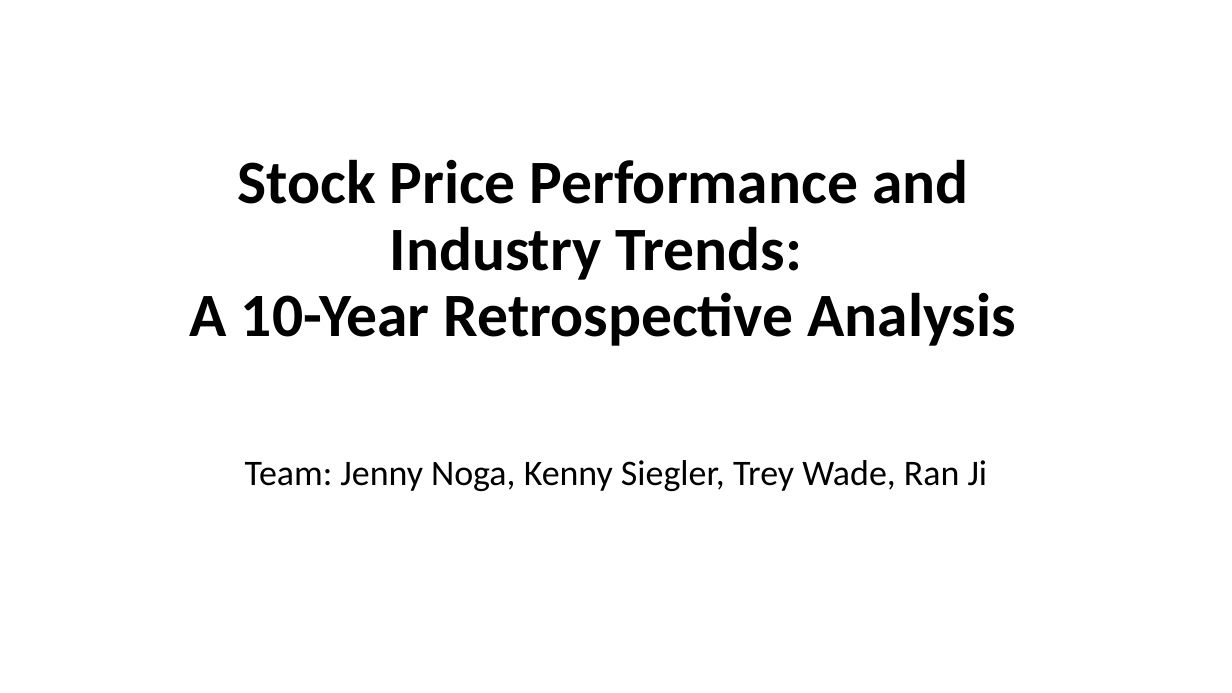
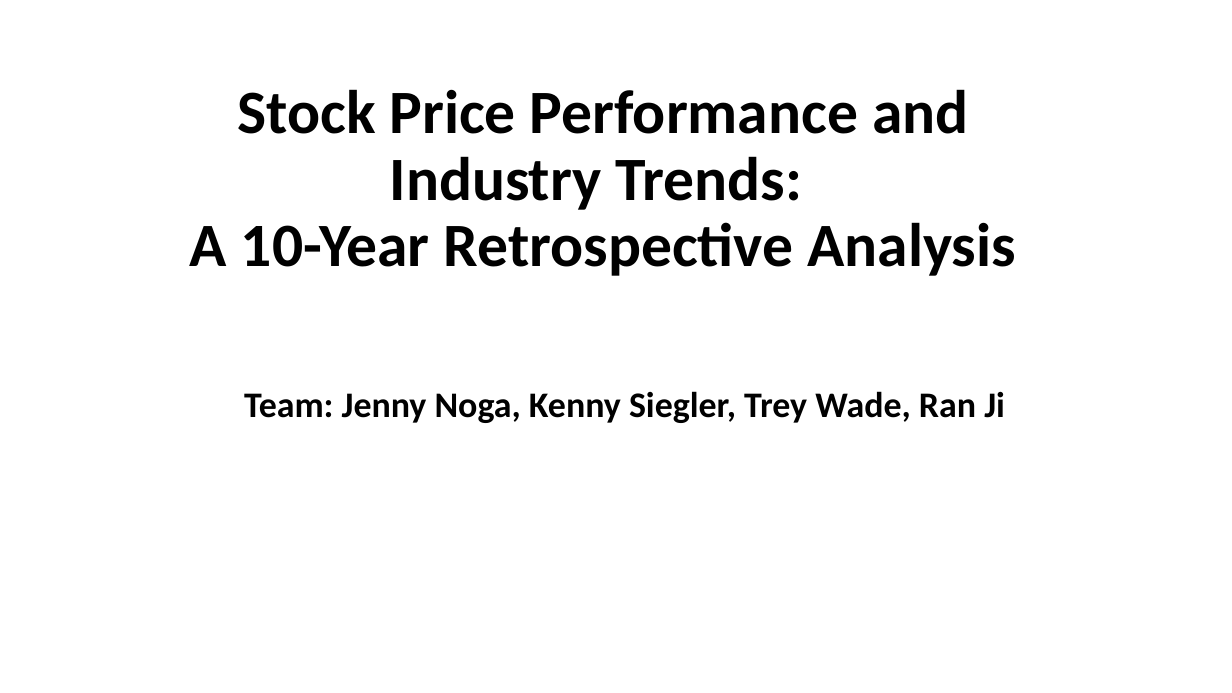
Before and after one commit to kennysiegler/first-project, a slide deck: slide 1 of Presentation3.pptx. Drawn at 1232x693 pixels with LibreOffice and Linux fonts; fonts in the diff are those of the drawing; background and template pictures are left out. Boxes give left, top, right and bottom in pixels: in the first picture for what was removed or moved away, otherwise in the second. Text is boxed around its words. In the diff, an @@ line names an element or a change of style, - is before the commit and + after.

```diff
--- a/Presentation3.pptx
+++ b/Presentation3.pptx
@@ title "Stock Price Performance and Industry ...": place and size @@
-title "Stock Price Performance and Industry ..." at bbox=[190, 159, 1016, 346]
+title "Stock Price Performance and Industry ..." at bbox=[190, 89, 1016, 276]
@@ subtitle "Team: Jenny Noga, Kenny Siegler, ...": place and size @@
-subtitle "Team: Jenny Noga, Kenny Siegler, ..." at bbox=[245, 460, 988, 491]
+subtitle "Team: Jenny Noga, Kenny Siegler, ..." at bbox=[244, 391, 1005, 423]
@@ subtitle "Team: Jenny Noga, Kenny Siegler, ..." at bbox=[244, 391, 1005, 423]: bold on @@
```
Also in this commit, not shown: 3 other slides changed.
